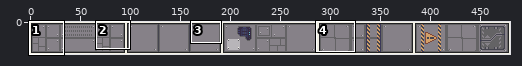
Edited in one commit: pixel-art file (art/modules/Floor_1x3.ase). Above: a wide view before the commit, with the close-up outlined.
Close-up. Old version:
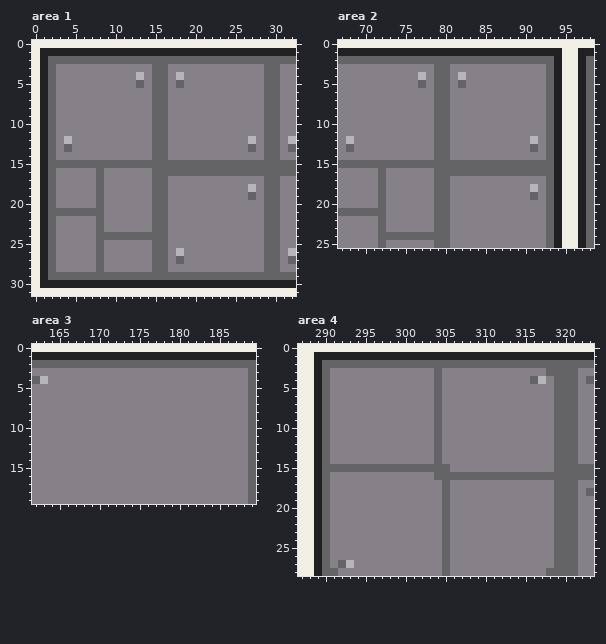
480x32 pixels, 1 frame. Shown: area 1: x 0..32, y 0..31; area 2: x 67..98, y 0..25; area 3: x 162..189, y 0..19; area 4: x 287..323, y 0..28. The commit also changed other parts of the picture, which this record leaves out.
And afterwards:
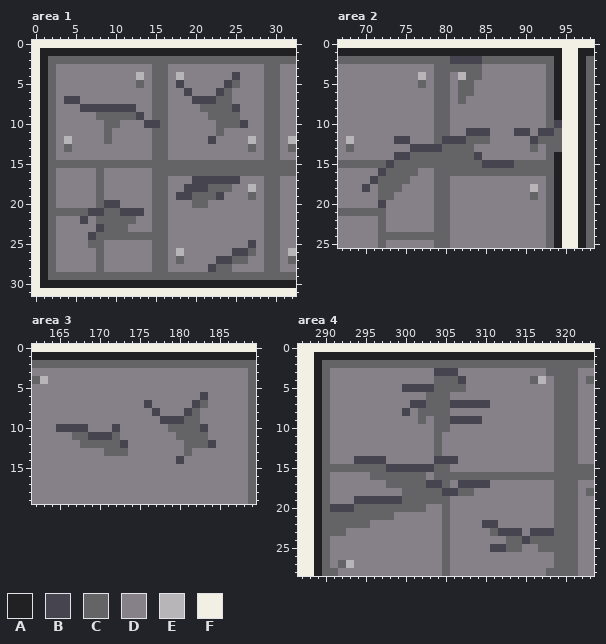
Palette (. is transparent): A #212123  B #45444f  C #646365  D #868188  E #b8b5b9  F #f2f0e5
From old to new:
layer "Layer 2" added
Changed rows in their new state; - is an unchanged pixel.
Area 1, layer "Layer 2":
first column x 4:
 4 ---------------------B-
 5 --------------B-----BC-
 6 ---------------B---BC--
 7 BB--------------BBBCC--
 8 --BBBBBBB--------CCCCB-
 9 ----CCCCCB--------CCCC-
10 -----CC---BB-------CCCB
11 -----C-------------C---
12 -----C------------B----
first column x 6:
17 --------------BBBBBB--
18 -------------BBBCCC---
19 ------------BBCCCB----
20 ---BB---------CC------
21 -BBCCBBB--------------
22 B--CCCC---------------
23 --BCCC----------------
24 -B--------------------
25 -C-------------------B
26 -------------------BBC
27 -----------------BBCC-
28 ----------------BCC---
Area 2, layer "Layer 2":
first column x 70:
 2 -----------BBBB----------
 3 -----------CCCC----------
 4 -------------CC----------
 5 -------------C-----------
 6 ------------CC-----------
 7 ------------C------------
10 ------------------------B
11 -------------BBB---BB-BBC
12 ----BB----BBBCCC-----BC-C
13 ------BBBB-CCC----------C
14 ----BBCCC--CCCB----------
15 ---B-----------BBBB------
16 --BCCCC------------------
17 -B-CCC-------------------
18 B--CC--------------------
19 ---C---------------------
20 --B----------------------
Area 3, layer "Layer 2":
first column x 165:
 6 ------------------B-
 7 -----------B-----BC-
 8 ------------B---BC--
 9 -------------BBBCC--
10 BBBB---B------CCCCB-
11 --CCBBBC-------CCCC-
12 ---CCCCCB-------CCCB
13 ------CCC-------C---
14 ---------------B----
Area 4, layer "Layer 2":
first column x 300:
 3 ----BBB----
 4 -----CCB---
 5 BBBB-CCC---
 6 ---C-C-----
 7 -BBC-CBBBBB
 8 B-CC-C-----
 9 --C--CBBBB-
10 -----C-----
first column x 291:
14 ---BBBB------BBB------------
15 -------BBBBBB---------------
16 -----CCCCCCC----------------
17 -------CCCCCBB--BBBB--------
18 ---------CCCCCBBCC----------
19 ---BBBBBBCCCCC--------------
20 BBBCCCCCCCCC----------------
21 CCCCCCCC--------------------
22 CCCCC--------------BB-------
23 CC------------------CBBB-BBB
24 ----------------------CCBCCC
25 --------------------BBCC--CC
